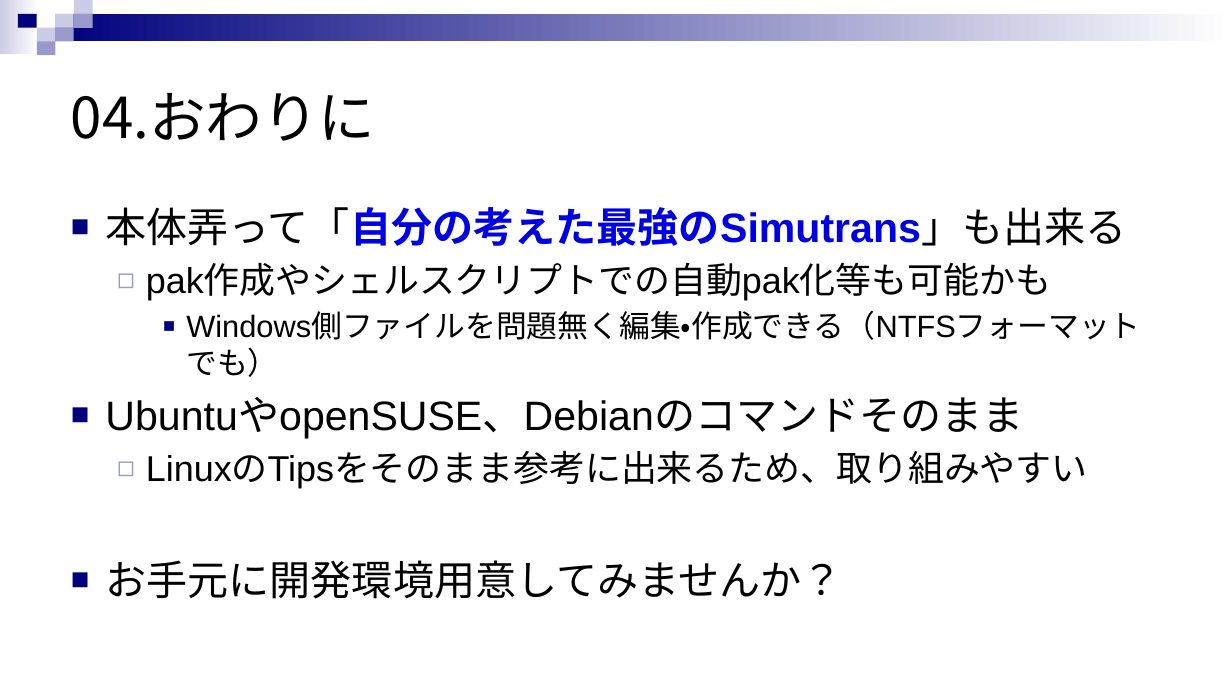
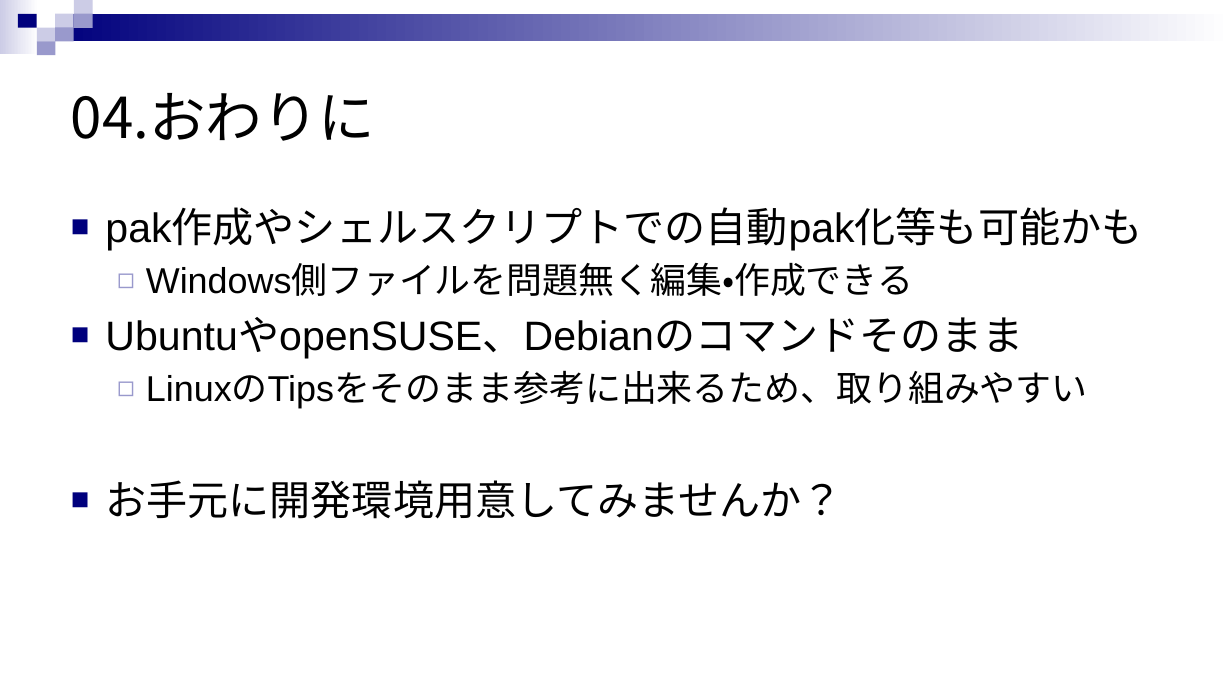
Before and after one commit to rensuke/SIMUonWSL, a slide deck: slide 20 of RE_SIMU_ON_WSL.pptx. Drawn at 1232x693 pixels with LibreOffice and Linux fonts; fonts in the diff are those of the drawing. Boxes give left, top, right and bottom in pixels: in the first picture for what was removed or moved away, otherwise in the second. Text is boxed around its words. In the diff, an @@ line names an element or a change of style, - is before the commit and + after.

```diff
--- a/RE_SIMU_ON_WSL.pptx
+++ b/RE_SIMU_ON_WSL.pptx
@@ text at (105,207,1126,246): paragraph removed @@
-■ 本体弄って「自分の考えた最強のSimutrans」も出来る
@@ text at (105,209,1142,250): size 28 to 32 pt in "pak作成やシェルスクリプトでの自動pak化等も可能かも"; bullet ◻ to ■; list level 2 to 1 in "pak作成やシェルスクリプトでの自動pak化等も可能かも"; bullet colour #9999CC to #00007D @@
@@ text at (146,265,913,296): text changed; size 24 to 28 pt @@
-    ■ Windows側ファイルを問題無く編集・作成できる（NTFSフォーマットでも）
+  ◻ Windows側ファイルを問題無く編集・作成できる
```
Also in this commit, not shown: 2 other slides changed.
